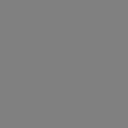
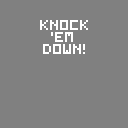
Before/after of a 128 x 128 layered artwork. What changed in the layer stack:
added layer "Layer 2" above "Layer 1" over <box>40,20,88,54</box>
